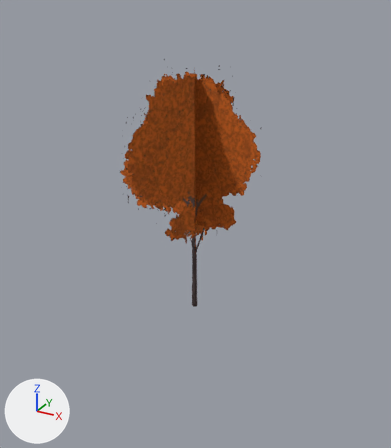
The glTF model apps/web/public/assets/models/env/tree_deciduous_04_far.glb as it was, and as the next commit left it.
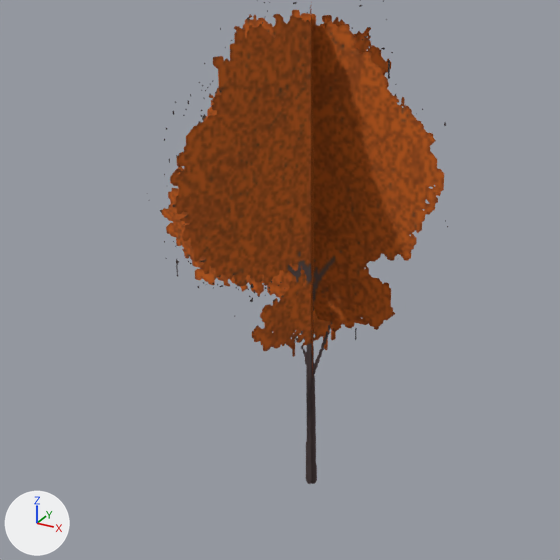
There are two pictures of each version: one whole from a 50 mm camera at (4.72, -8.56, 6.62) aimed at (0.13, -0.2, 2.44), one close up on the part from 10% to 81% of the width and 15% to 77% of the height. The lights are fixed; the arrows at lower left show +X, +Y and +Z. The last two pictures show the newer version.

In view in the first close-up: 'env'.
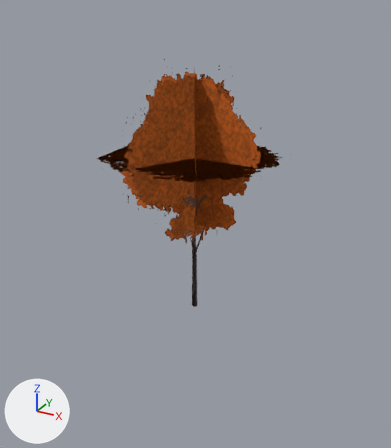
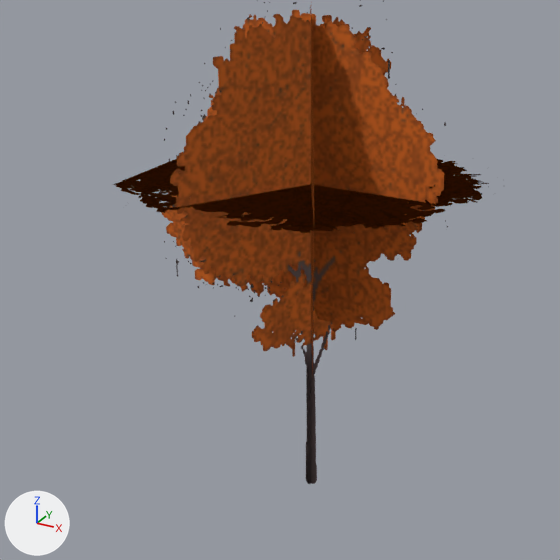
Pixel boxes (x1, y1, x2, y2) of what changed, in the close-ups (560 x 560 px):
'env', reshaped
    before: (146, 0, 448, 484)
    after: (113, 0, 504, 484)
part 1 of me_mesh_0, added
    after: (113, 159, 504, 239)

What changed in the scene script:
```text
Change me_mesh_0:
    used by ob_env; location = (0.0, 0.0, 0.0)
    verts and faces of me_mesh_0; kept vertices keep their numbers, new ones are numbered from 12
    remove me_mesh_0.from_pydata(...)  # 12 vertices, 6 faces; spans x -2.97..2.97, y -2.57..2.57, z 0.0..5.94
    add me_mesh_0.from_pydata(...)  # 16 vertices, 8 faces; spans x -2.97..2.97, y -2.57..2.57, z 0.0..5.94
    me_mesh_0 part 1
    add verts[12] = (-1.6, 1.6, 3.68)
    add verts[13] = (1.6, 1.6, 3.68)
    add verts[14] = (1.6, -1.6, 3.68)
    add verts[15] = (-1.6, -1.6, 3.68)
    add faces += [(12, 13, 14), (12, 14, 15)]
```
